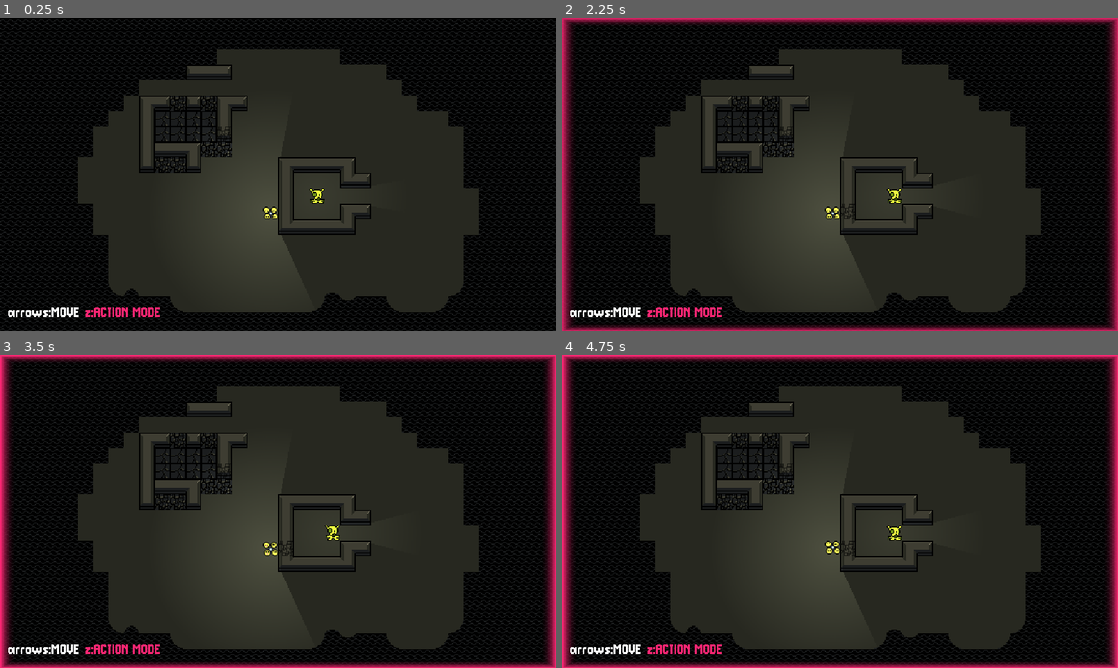
Above: before the commit, frames 1-4 (two rows, left to right).
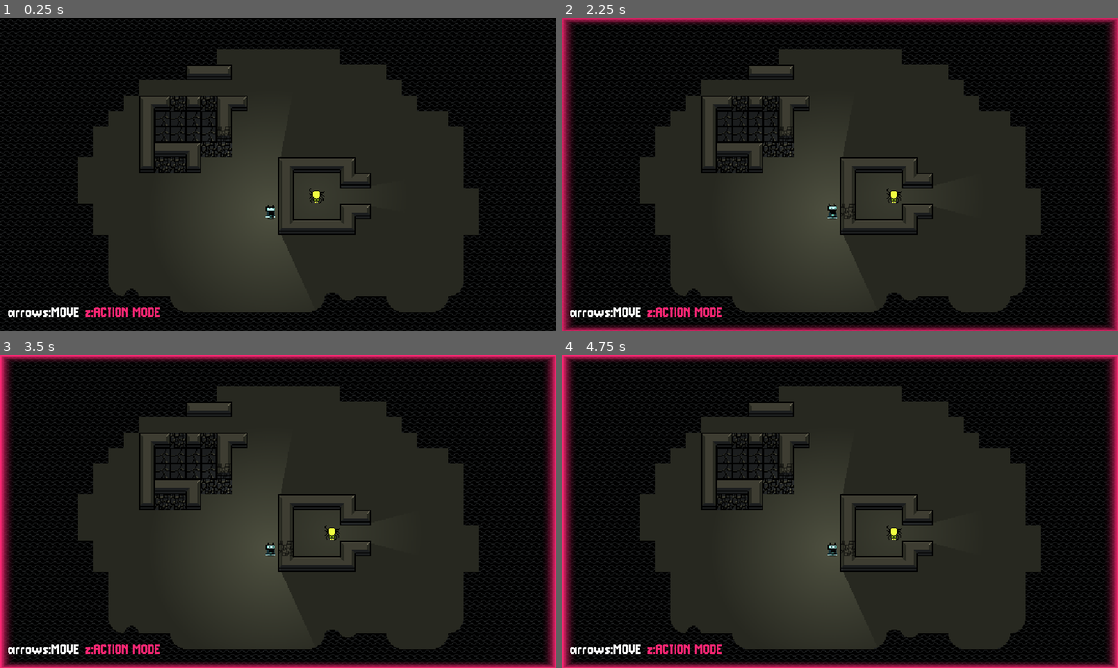
Above: after the commit, the same moments.

Repository: nuzcraft/stunning-barnacle
Game: Godot game, scene res://scenes/world.tscn
The game is run twice, just before and just after one commit, with the same random seed, the same clock (stepped at 60 frames per second) and the same inputs.
Inputs:
- Up to frame 1 (0.25 s): no input
- Up to frame 2 (2.25 s): hold Right (right) 0.53-1.28 s; tap Z (action) at 0.6, 1.35, 2.1 s; hold Down (down) 1.28-2.03 s; hold Right (right) from 2.03 s (still down)
- Up to frame 3 (3.5 s): release Right (right) at 2.78 s; hold Up (up) from 2.78 s (still down); tap Z (action) at 2.85 s
- Up to frame 4 (4.75 s): release Up (up) at 3.53 s; hold Left (left) from 3.53 s (still down); tap Z (action) at 3.6, 4.35 s

The runs differ from the first frame. In frame 1, 0.2% of the frame differs, in the area x 47-59%, y 54-65%; in frame 2, 0.2%; in frame 3, 0.2%, in the area x 47-62%, y 54-65%; in frame 4, 0.2%.

Commit message:
changed player sprite

Diff:
--- a/scenes/actor/actor.gd
+++ b/scenes/actor/actor.gd
@@ -18,6 +18,14 @@
 func move(vector: Vector2) -> void:
 	position += vector * tilesize
 	animated_sprite_2d.position -= vector * tilesize
+	if vector.x > 0:
+		animated_sprite_2d.flip_h = false
+	elif vector.x < 0:
+		animated_sprite_2d.flip_h = true
 
 func bump_anim(vector: Vector2) -> void:
 	animated_sprite_2d.position += (vector * tilesize) * 0.75
+	if vector.x > 0:
+		animated_sprite_2d.flip_h = false
+	elif vector.x < 0:
+		animated_sprite_2d.flip_h = true
--- a/scenes/actor/actor.tscn
+++ b/scenes/actor/actor.tscn
@@ -20,22 +20,6 @@
 atlas = ExtResource("1_bo2kj")
 region = Rect2(48, 48, 16, 16)
 
-[sub_resource type="AtlasTexture" id="AtlasTexture_io1dv"]
-atlas = ExtResource("1_bo2kj")
-region = Rect2(64, 48, 16, 16)
-
-[sub_resource type="AtlasTexture" id="AtlasTexture_2hlhp"]
-atlas = ExtResource("1_bo2kj")
-region = Rect2(80, 48, 16, 16)
-
-[sub_resource type="AtlasTexture" id="AtlasTexture_nv6yl"]
-atlas = ExtResource("1_bo2kj")
-region = Rect2(96, 48, 16, 16)
-
-[sub_resource type="AtlasTexture" id="AtlasTexture_rfhw4"]
-atlas = ExtResource("1_bo2kj")
-region = Rect2(112, 48, 16, 16)
-
 [sub_resource type="SpriteFrames" id="SpriteFrames_a0nn2"]
 animations = [{
 "frames": [{
@@ -50,22 +34,10 @@
 }, {
 "duration": 1.0,
 "texture": SubResource("AtlasTexture_vnub5")
-}, {
-"duration": 1.0,
-"texture": SubResource("AtlasTexture_io1dv")
-}, {
-"duration": 1.0,
-"texture": SubResource("AtlasTexture_2hlhp")
-}, {
-"duration": 1.0,
-"texture": SubResource("AtlasTexture_nv6yl")
-}, {
-"duration": 1.0,
-"texture": SubResource("AtlasTexture_rfhw4")
 }],
 "loop": true,
 "name": &"default",
-"speed": 8.0
+"speed": 3.0
 }]
 
 [node name="Actor" type="Node2D"]
@@ -74,7 +46,7 @@
 [node name="AnimatedSprite2D" type="AnimatedSprite2D" parent="."]
 sprite_frames = SubResource("SpriteFrames_a0nn2")
 autoplay = "default"
-frame_progress = 0.516808
+frame_progress = 0.349858
 
 [node name="PointLight2D" type="PointLight2D" parent="."]
 shadow_enabled = true
--- a/scenes/actor/enemy.tscn
+++ b/scenes/actor/enemy.tscn
@@ -23,7 +23,7 @@
 }],
 "loop": true,
 "name": &"default",
-"speed": 4.0
+"speed": 3.0
 }]
 
 [node name="Enemy" groups=["enemies"] instance=ExtResource("1_o58eh")]
--- a/scenes/actor/hero.tscn
+++ b/scenes/actor/hero.tscn
@@ -5,3 +5,6 @@
 
 [node name="Hero" instance=ExtResource("1_22bps")]
 script = ExtResource("2_wvq1n")
+
+[node name="AnimatedSprite2D" parent="." index="0"]
+modulate = Color(0.4, 0.85098, 0.937255, 1)
Binary file changed: assets/sprites/tiles.aseprite
Binary file changed: assets/sprites/tiles.png
Not shown: 1 places in scenes/actor/actor.tscn that only renumber resources
